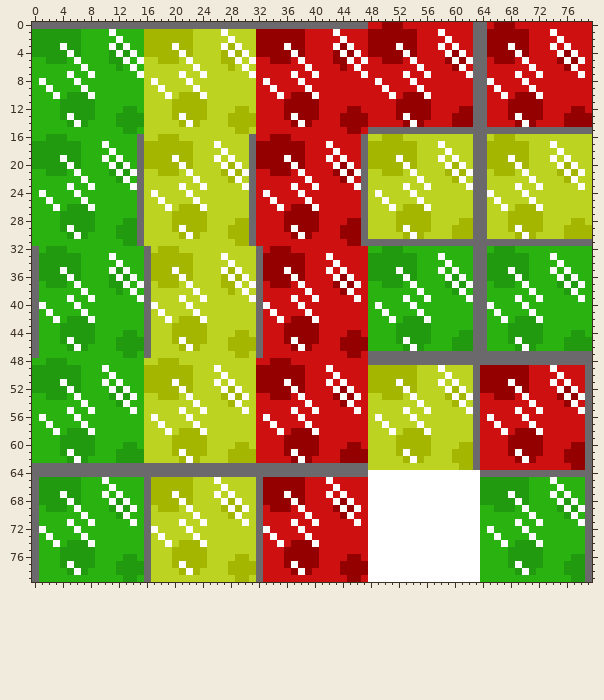
A sprite sheet gets an edit: Source/Graphics/MainMenuScene.png. Above is the file before it was changed.
The file is 80x80 pixels.
The result:
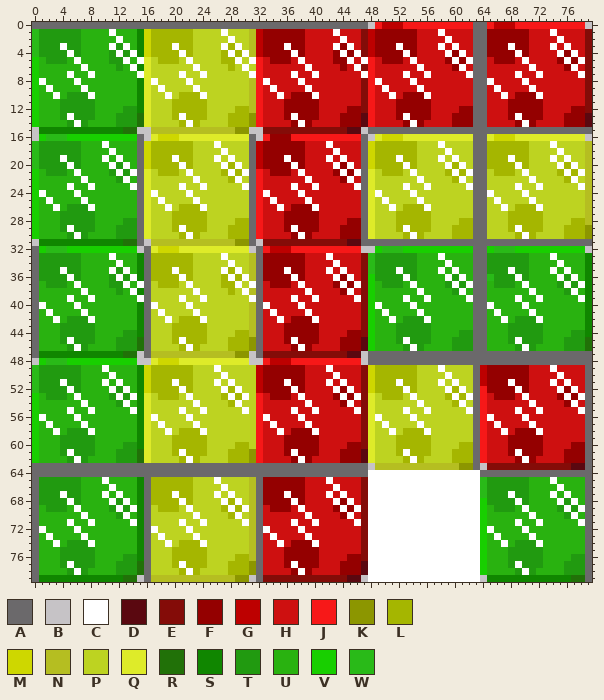
Palette (. is transparent): A #6b696b  B #c6c3c6  C #ffffff  D #5a0810  E #840c08  F #940000  G #bd0000  H #ce1010  J #f71818  K #8c9600  L #a5b600  M #ced700  N #b5be21  P #bdd321  Q #deeb29  R #217108  S #108600  T #219a10  U #29b210  V #18cf00  W #29ba18
The exact change:
Changed rows in their new state; - is an unchanged pixel.
first column x 0:
 0 ------------------------------------------------BJGGGJJJJJJJJJJ--JGGGJJJJJJJJJJB
 1 W--------------SM--------------NG--------------EG------------------------------E
 2 W--------------SM--------------NG--------------EG------------------------------E
 3 W--------------SM--------------NG--------------EG------------------------------E
 4 W--------------SM--------------NG--------------EG------------------------------E
 5 V---------------Q---------------J---------------J------------------------------E
 6 V--------------SQ---------------J--------------EJ------------------------------E
 7 V---------------Q---------------J---------------J------------------------------E
 8 V--------------SQ--------------NJ--------------EJ------------------------------E
 9 V--------------SQ--------------NJ--------------EJ------------------------------E
10 V--------------SQ--------------NJ--------------EJ------------------------------E
11 V--------------SQ--------------NJ--------------EJ------------------------------E
12 V--------------SQ--------------NJ--------------EJ------------------------------E
13 V--------------RQ--------------KJ--------------DJ------------------------------D
14 V--------------RQ--------------KJ--------------DJ------------------------------D
15 BSSSSSSSSSSSSRRBBNNNNNNNNNNNNKKBBEEEEEEEEEEEEDDB--------------------------------
16 BVWWWVVVVVVVVVV-BQMMMQQQQQQQQQQ-BJ---JJJJJJJJJJ-BQMMMQQQQQQQQQQ--QMMMQQQQQQQQQQB
17 W---------------M---------------G---------------M------------------------------N
18 W---------------M---------------G---------------M------------------------------N
19 W---------------M---------------G---------------M------------------------------N
20 W---------------M---------------G---------------M------------------------------N
21 V---------------Q---------------J---------------Q------------------------------N
22 V---------------Q---------------J---------------Q------------------------------N
23 V---------------Q---------------J---------------Q------------------------------N
24 V---------------Q---------------J---------------Q------------------------------N
25 V---------------Q---------------J---------------Q------------------------------N
26 V---------------Q---------------J---------------Q------------------------------N
27 V---------------Q---------------J---------------Q------------------------------N
28 V---------------Q---------------J---------------Q------------------------------N
29 V---------------Q---------------J---------------Q------------------------------K
30 V---------------Q---------------J---------------Q------------------------------K
31 BSSSSSSSSSSSSRR-BNNNNNNNNNNNNKK-BEEEEEEEEEEEEDD---------------------------------
32 -VWWWVVVVVVVVVVB-QMMMQQQQQQQQQQB-JGGGJJJJJJJJJJBBVWWWVVVVVVVVVV--VWWWVVVVVVVVVVB
33 ---------------S---------------N---------------EW------------------------------S
34 ---------------S---------------N---------------EW------------------------------S
35 ---------------S---------------N---------------EW------------------------------S
36 ---------------S---------------N---------------EV----------------W-------------S
37 -----------------------------------------------EV------------------------------S
38 ---------------S---------------N---------------EV------------------------------S
39 -----------------------------------------------EV------------------------------S
40 ---------------S---------------N---------------EV------------------------------S
41 ---------------S---------------N---------------EV------------------------------S
42 ---------------S---------------N---------------EV------------------------------S
43 ---------------S---------------N---------------EV------------------------------S
44 ---------------S---------------N---------------EV------------------------------S
45 ---------------R---------------K---------------DV------------------------------R
46 ---------------R---------------K---------------DV------------------------------R
47 -SSSSSSSSSSSSRRB-NNNNNNNNNNNNKKB-EEEEEEEEEEEEDDB--------------------------------
48 BVWWWVVVVVVVVVVBBQMMMQQQQQQQQQQBBJGGGJJJJJJJJJJB--------------------------------
49 W--------------SM---------------G--------------EM---------------G---------------
50 W--------------SM---------------G--------------EM---------------G---------------
51 W--------------SM---------------G--------------EM---------------G---------------
52 W--------------SM---------------G--------------EM---------------J---------------
53 V--------------SQ---------------J--------------EQ---------------J---------------
54 V--------------SQ---------------J--------------EQ---------------J---------------
55 V--------------SQ---------------J--------------EQ---------------J---------------
56 V--------------SQ---------------J--------------EQ---------------J---------------
57 V--------------SQ---------------J--------------EQ---------------J---------------
58 V--------------SQ---------------J--------------EQ---------------J---------------
59 V--------------SQ---------------J--------------EQ---------------J---------------
60 V--------------SQ---------------J--------------EQ---------------J---------------
61 V--------------RQ--------------KJ--------------DQ---------------J---------------
62 V--------------RQ--------------KJ--------------DQ---------------J---------------
63 ------------------------------------------------BNNNNNNNNNNNNKK-BEEEEEEEEEEEEDD-
65 ---------------S---------------N---------------E----------------W---------------
66 ---------------S---------------N---------------E----------------W---------------
67 ---------------S---------------N---------------E----------------W---------------
68 ---------------S---------------N---------------E----------------V---------------
69 ---------------S---------------N---------------E----------------V---------------
70 ---------------S---------------N---------------E----------------V---------------
71 ---------------S---------------N---------------E----------------V---------------
72 ---------------S---------------N---------------E----------------V---------------
73 ---------------S---------------N---------------E----------------V---------------
74 ---------------S---------------N---------------E----------------V---------------
75 ---------------S---------------N---------------E----------------V---------------
76 ---------------S---------------N---------------E----------------V---------------
77 ---------------R---------------K---------------D----------------V---------------
78 ---------------R---------------K---------------D----------------V---------------
79 -SSSSSSSSSSSSRRB-NNNNNNNNNNNNKKB-EEEEEEEEEEEEDDB----------------BSSSSSSSSSSSSRR-
Where, in picture pixels (left, top, right, bottom), the same in both pictures:
changed: (32, 22, 592, 582)
